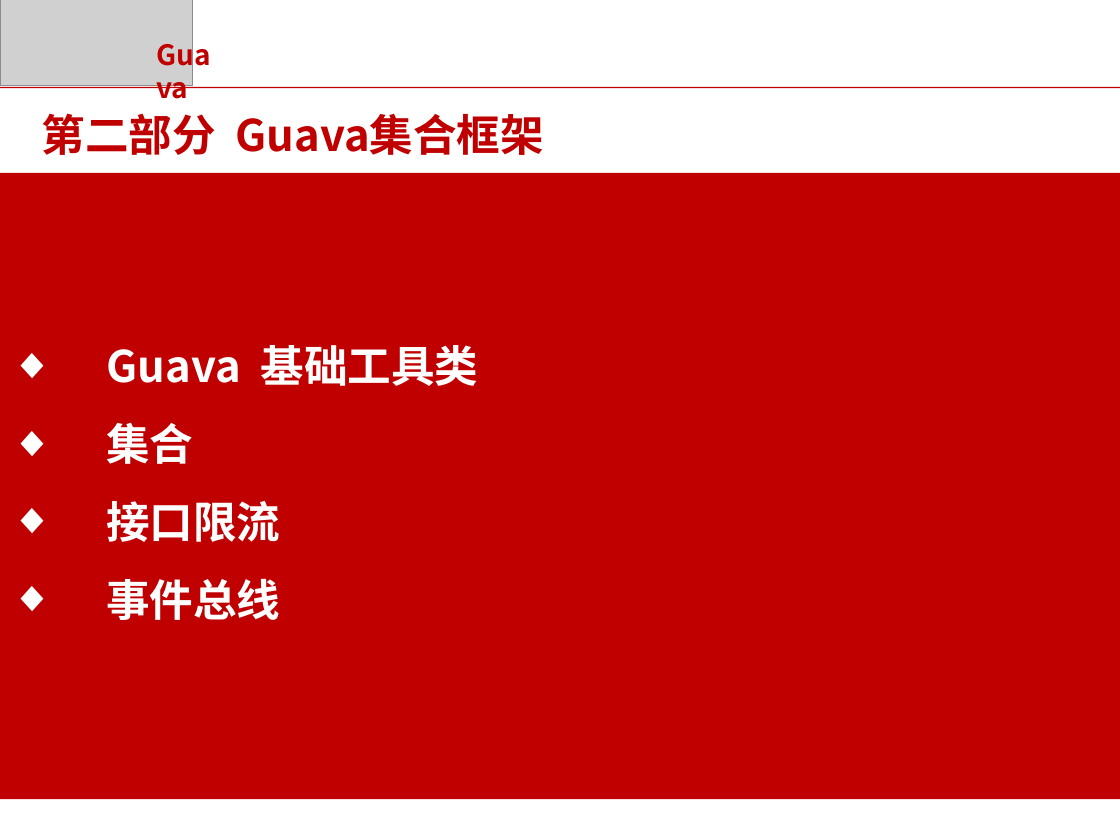
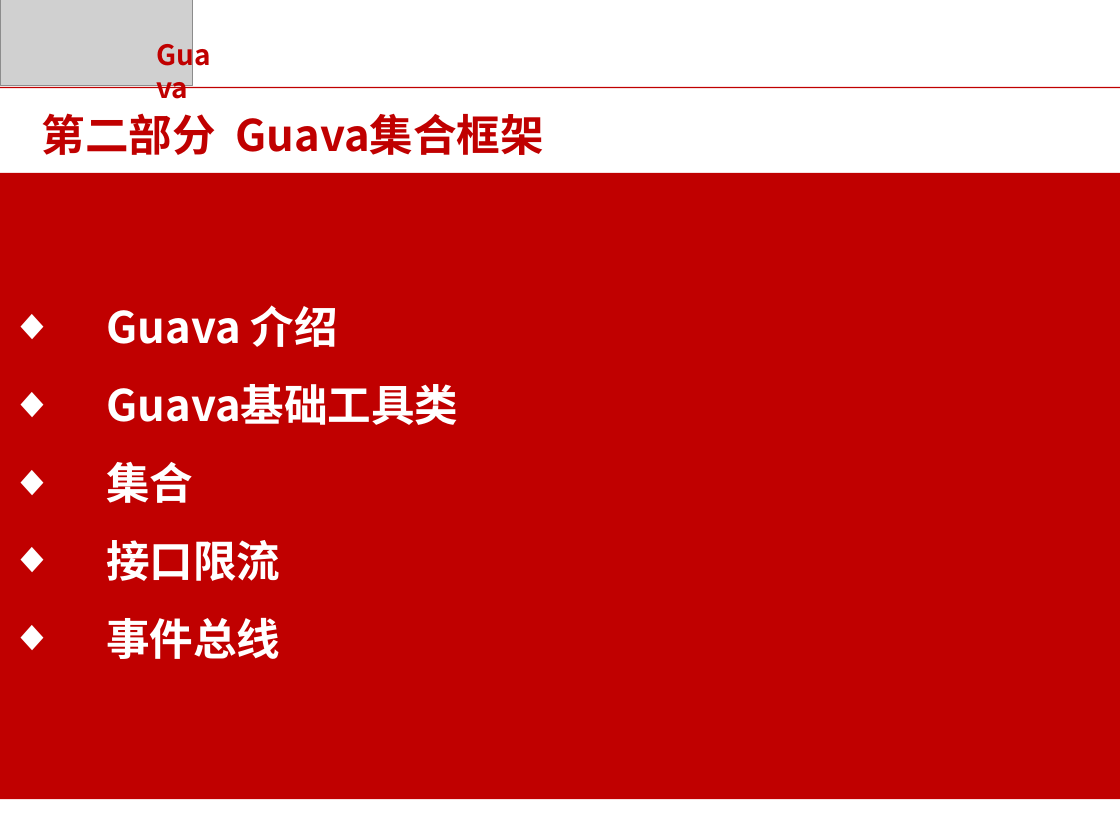
Before and after one commit to wychenlong/java, a slide deck: slide 5 of Java集合基础框架.pptx. Drawn at 1120x840 pixels with LibreOffice and Linux fonts; fonts in the diff are those of the drawing; grey boxes stand for pictures; background and template pictures are left out. Boxes give left, top, right and bottom in pixels: in the first picture for what was removed or moved away, otherwise in the second. Text is boxed around its words. In the diff, an @@ line names an element or a change of style, - is before the commit and + after.

```diff
--- a/Java集合基础框架.pptx
+++ b/Java集合基础框架.pptx
@@ text in rectangle at (106,305,458,425): text changed @@
-◆ Guava 基础工具类
+◆ Guava 介绍
+◆ Guava基础工具类
```
Also in this commit, not shown: 1 other slide changed, 2 slides added, 1 other file.
